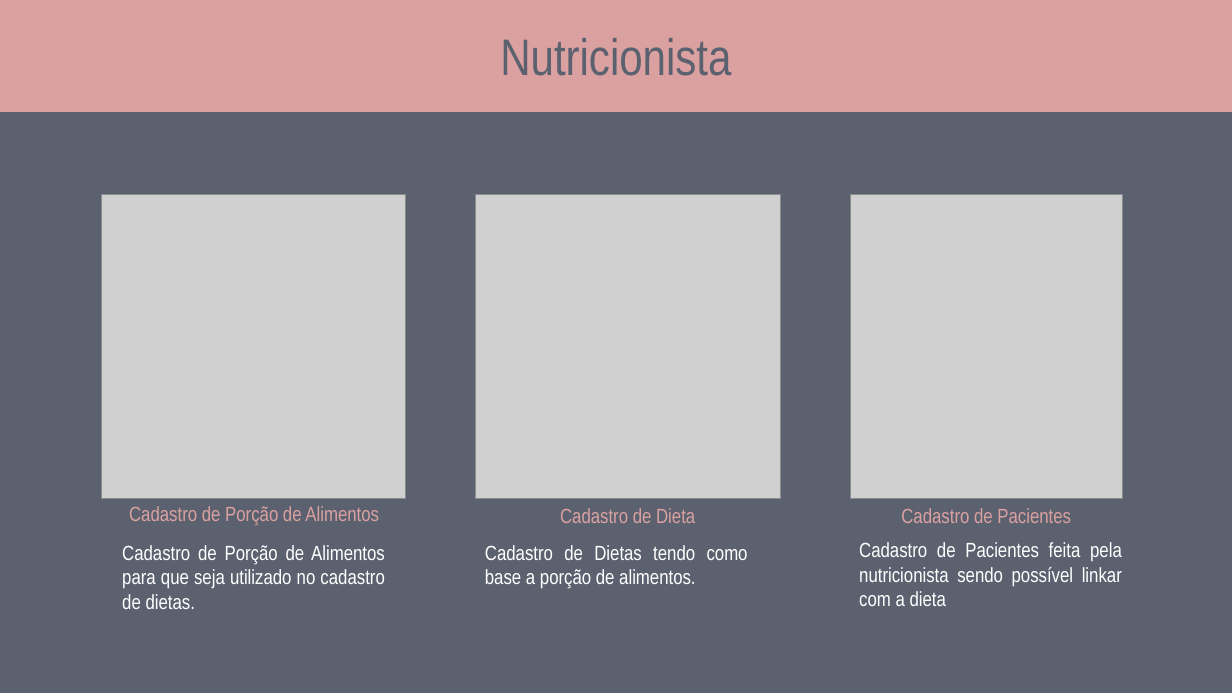
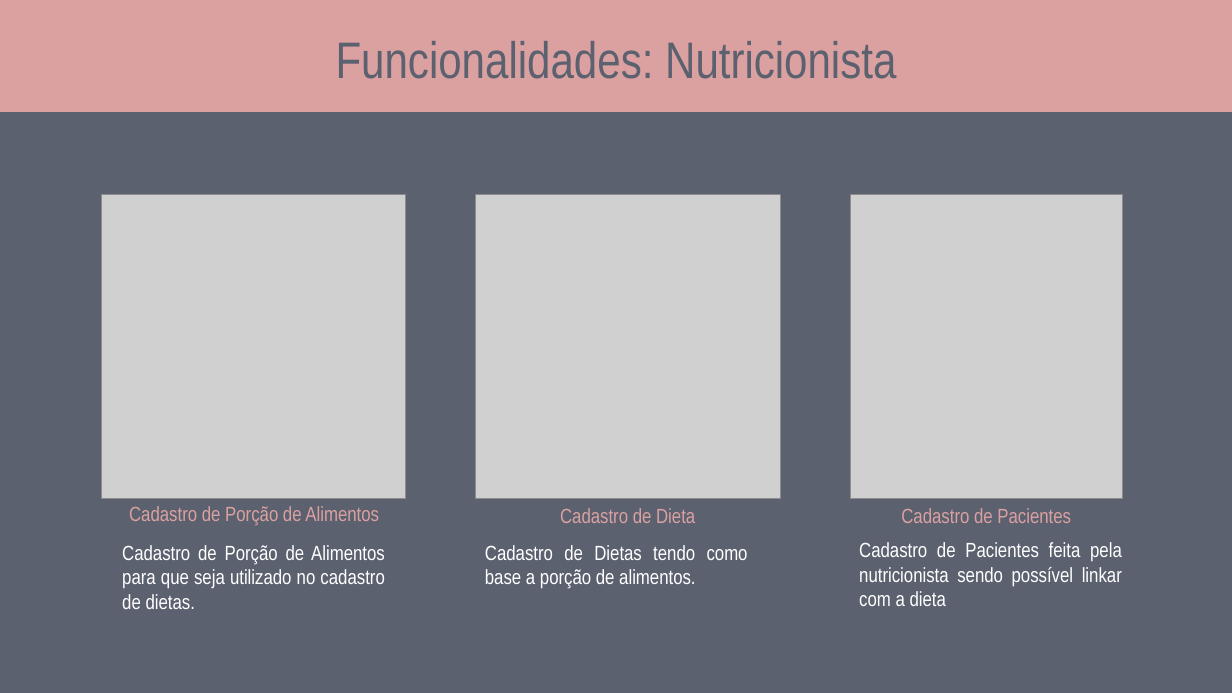
Before and after one commit to caiobarretta/Diet-CSharp, a slide deck: slide 4 of doc/IFSP/Diet-csharp.pptx. Drawn at 1232x693 pixels with LibreOffice and Linux fonts; fonts in the diff are those of the drawing; grey boxes stand for pictures. Boxes give left, top, right and bottom in pixels: in the first picture for what was removed or moved away, otherwise in the second. Text is boxed around its words. In the diff, an @@ line names an element or a change of style, - is before the commit and + after.

```diff
--- a/doc/IFSP/Diet-csharp.pptx
+++ b/doc/IFSP/Diet-csharp.pptx
@@ text at (336,41,896,79): text changed @@
-Nutricionista
+Funcionalidades: Nutricionista
```
Also in this commit, not shown: 1 other slide changed, 8 slides added, 1 other file.
